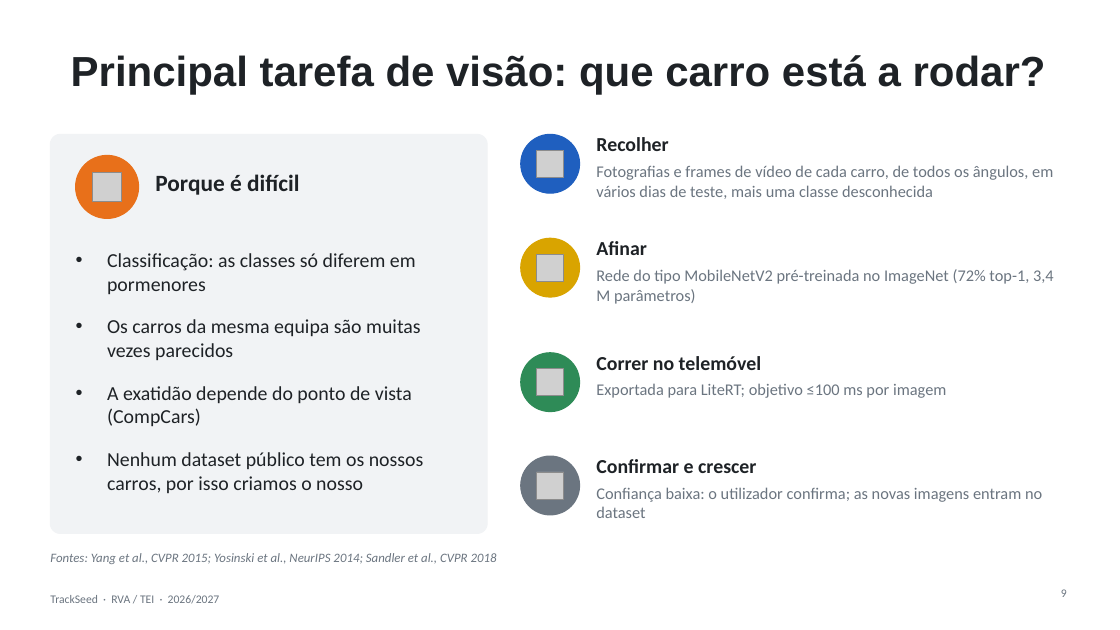
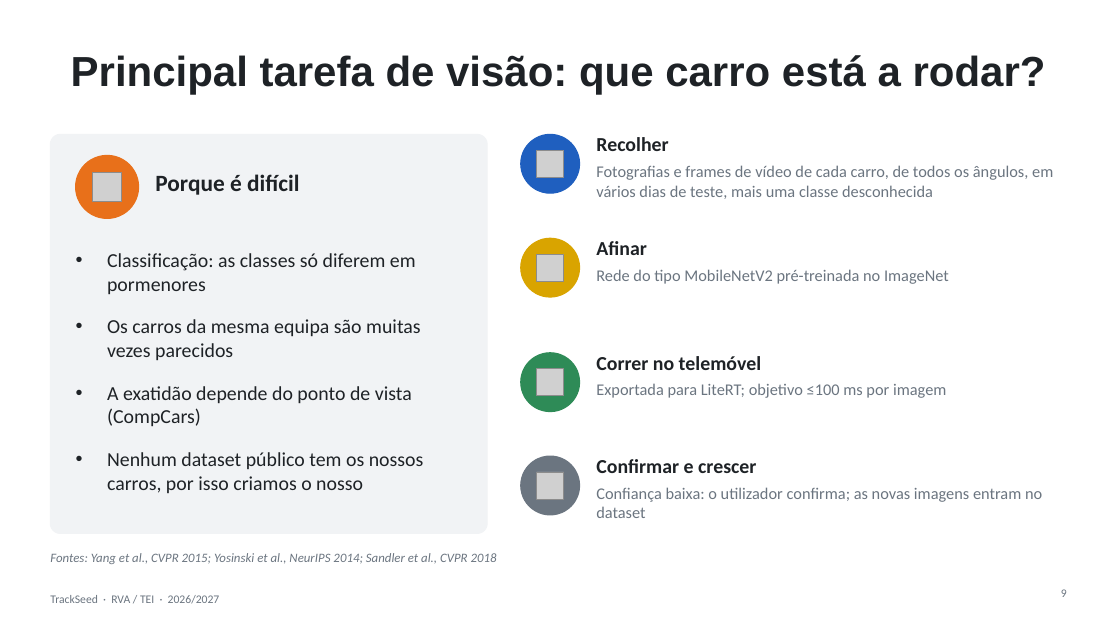
Before and after one commit to Andre20259/TrackSeed, a slide deck: slide 9 of docs/presentation/TrackSeed_apresentacao_PT.pptx. Drawn at 1120x630 pixels with LibreOffice and Linux fonts; fonts in the diff are those of the drawing; grey boxes stand for pictures. Boxes give left, top, right and bottom in pixels: in the first picture for what was removed or moved away, otherwise in the second. Text is boxed around its words. In the diff, an @@ line names an element or a change of style, - is before the commit and + after.

```diff
--- a/docs/presentation/TrackSeed_apresentacao_PT.pptx
+++ b/docs/presentation/TrackSeed_apresentacao_PT.pptx
@@ text at box(596, 269, 949, 284): text changed @@
-Rede do tipo MobileNetV2 pré-treinada no ImageNet (72% top-1, 3,4 M parâmetros)
+Rede do tipo MobileNetV2 pré-treinada no ImageNet
```
Also in this commit, not shown: 1 other slide changed.
